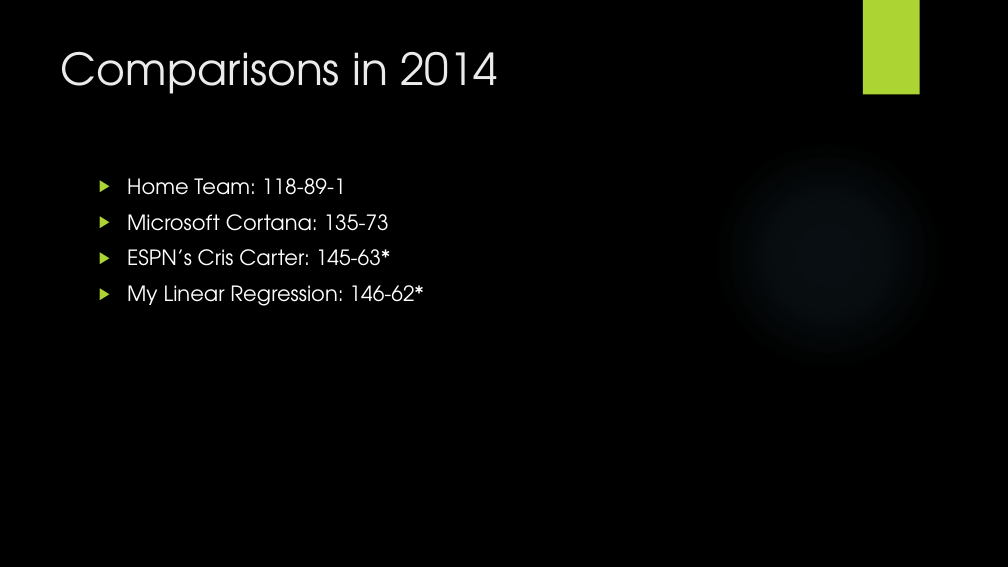
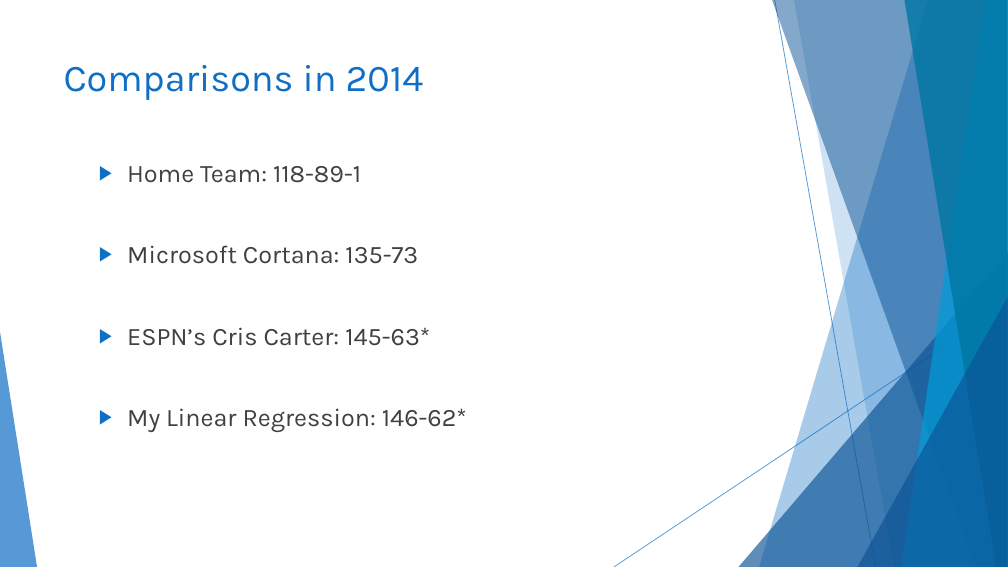
Before and after one commit to codyhock/Senior-Project, a slide deck: slide 26 of CHOCKfinal.pptx. Drawn at 1008x567 pixels with LibreOffice and Linux fonts; fonts in the diff are those of the drawing; background and template pictures are left out. Boxes give left, top, right and bottom in pixels: in the first picture for what was removed or moved away, otherwise in the second. Text is boxed around its words. In the diff, an @@ line names an element or a change of style, - is before the commit and + after.

```diff
--- a/CHOCKfinal.pptx
+++ b/CHOCKfinal.pptx
@@ background picture (left out) to #FFFFFF @@
@@ rectangle removed at [863,0,920,95] @@
@@ title "Comparisons in 2014": place and size @@
-title "Comparisons in 2014" at [61,52,498,94]
+title "Comparisons in 2014" at [64,65,424,100]
@@ title "Comparisons in 2014" at [64,65,424,100]: size 42 to 36 pt, font TeX Gyre Adventor to Karla, text colour #EBEBEB to #0F6FC6 @@
@@ ellipse removed at [712,138,944,371] @@
@@ text "Home Team: 118-89-1": place and size @@
-text "Home Team: 118-89-1" at [127,178,423,306]
+text "Home Team: 118-89-1" at [127,166,467,432]
@@ text "Home Team: 118-89-1" at [127,166,467,432]: size 20 to 24 pt, font TeX Gyre Adventor to Karla, text colour #FFFFFF to #404040; bullet colour #ACD433 to #0F6FC6 @@
@@ group added at [0,0,1008,567]: 5 freeform shapes, 3 triangles, 2 lines @@
```
Also in this commit, not shown: 26 other slides changed, 3 slides added, 3 slides removed.
